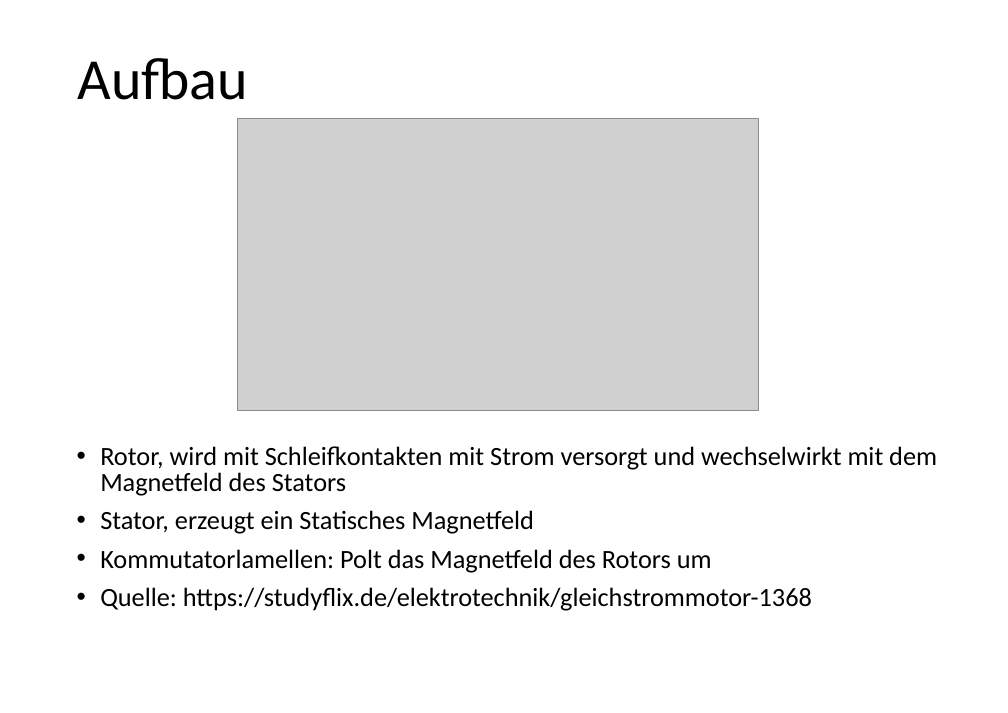
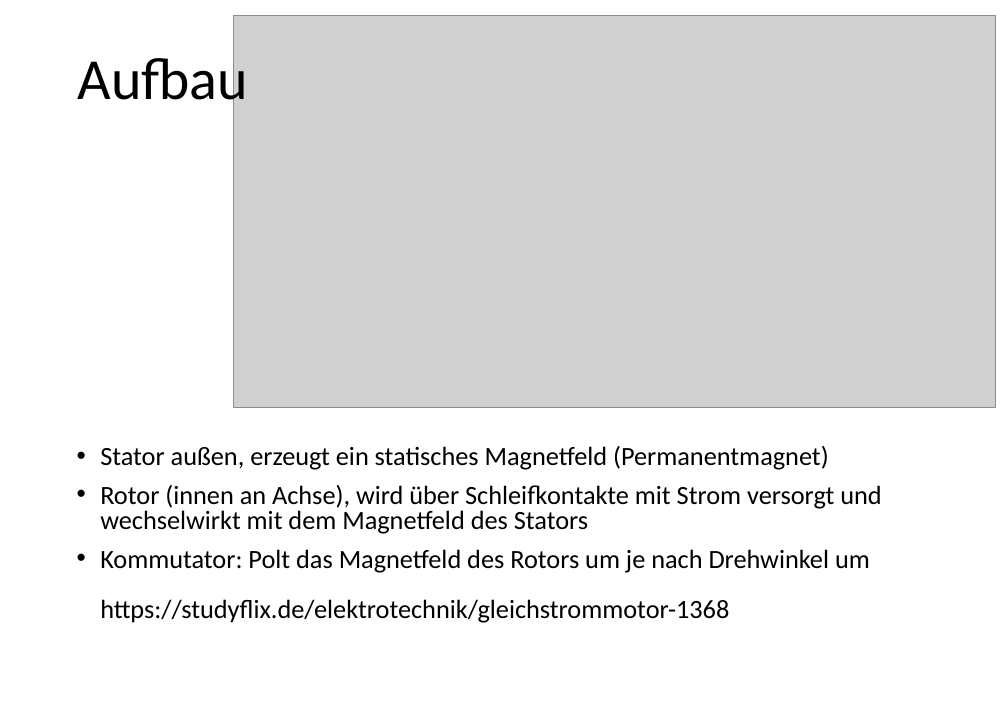
Before and after one commit to markhoff28/ztlArduinoCourse, a slide deck: slide 2 of Advanced/Workshop DC-Motor.odp. Drawn at 1008x713 pixels with LibreOffice and Linux fonts; fonts in the diff are those of the drawing; grey boxes stand for pictures. Boxes give left, top, right and bottom in pixels: in the first picture for what was removed or moved away, otherwise in the second. Text is boxed around its words. In the diff, an @@ line names an element or a change of style, - is before the commit and + after.

```diff
--- a/Advanced/Workshop DC-Motor.odp
+++ b/Advanced/Workshop DC-Motor.odp
@@ picture: place and size @@
-picture at (238, 119, 759, 410)
+picture at (234, 16, 996, 408)
@@ text at (100, 446, 881, 623): text changed @@
-• Rotor, wird mit Schleifkontakten mit Strom versorgt und wechselwirkt mit dem Magnetfeld des Stators
-• Stator, erzeugt ein Statisches Magnetfeld
-• Kommutatorlamellen: Polt das Magnetfeld des Rotors um
-• Quelle: https://studyflix.de/elektrotechnik/gleichstrommotor-1368
+• Stator außen, erzeugt ein statisches Magnetfeld (Permanentmagnet)
+• Rotor (innen an Achse), wird über Schleifkontakte mit Strom versorgt und wechselwirkt mit dem Magnetfeld des Stators
+• Kommutator: Polt das Magnetfeld des Rotors um je nach Drehwinkel um
+  https://studyflix.de/elektrotechnik/gleichstrommotor-1368
```
Also in this commit, not shown: 4 other slides changed, 1 slide added, 1 slide removed, 13 other files.
